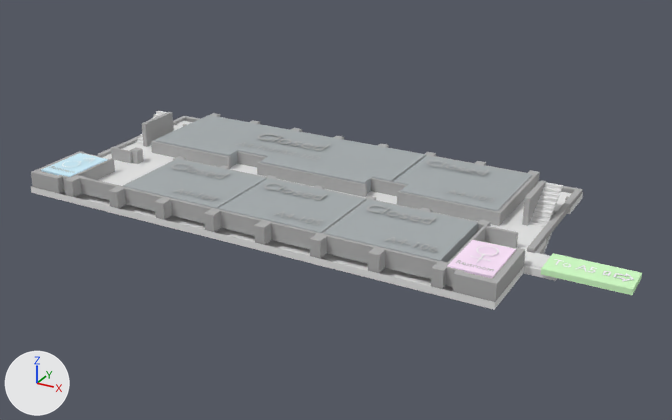
Before and after pictures for a commit that changed the Blender file design/A41.blend.
The view is the same before and after, from a 50 mm camera at (7.92, -13.19, 6.34) aimed at (0.67, -0.02, -0.24). The lights are fixed; the arrows at lower left show +X, +Y and +Z.

In view in the first picture: 'Cube.000', 'Cube.018', 'Cube.020', 'Cube.031', 'Cube.042', 'Plane.003', 'Text.008', 'Text.011', 'Text.012', 'Text.015', 'ToA51', 'c1', 'c2', 'c3', 'c4', 'c5', 't4'.
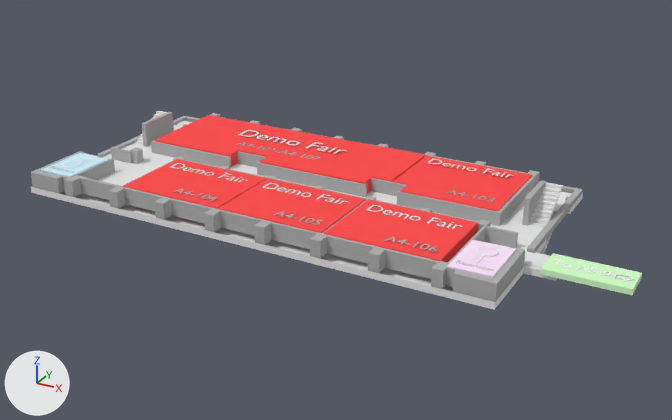
What the commit changed:
Material 'demo' (mat_demo) is new.
Its base color is (1.0, 0.0844, 0.0844) (red #ff5252).
me_cube_048 has 8 vertices, 6 faces and spans x -5.65..-3.47, y -3.39..-1.72, z 0.14..1.07.
me_cube_048 no longer uses material mat_hackroom_001 (grey #a9afb1).
me_cube_048 now uses material mat_demo (red #ff5252).
me_cube_062 has 8 vertices, 6 faces and spans x -5.65..-3.47, y -3.39..-1.72, z 0.46..1.07.
me_cube_062 no longer uses material mat_hackroom_001 (grey #a9afb1).
me_cube_062 now uses material mat_demo (red #ff5252).
me_cube_063 has 8 vertices, 6 faces and spans x -5.65..-3.47, y -3.39..-1.72, z 0.45..1.07.
me_cube_063 no longer uses material mat_hackroom_001 (grey #a9afb1).
me_cube_063 now uses material mat_demo (red #ff5252).
me_cube_064 has 28 vertices, 26 faces and spans x -1.0..5.08, y -1.0..1.0, z 0.19..1.0.
me_cube_064 no longer uses material mat_hackroom_001 (grey #a9afb1).
me_cube_064 now uses material mat_demo (red #ff5252).
me_cube_065 has 16 vertices, 14 faces and spans x -1.27..1.0, y -1.0..1.0, z 0.12..1.0.
me_cube_065 no longer uses material mat_hackroom_001 (grey #a9afb1).
me_cube_065 now uses material mat_demo (red #ff5252).
Text 'Text.020' (txt_text_020) is new.
Its body is 'Demo Fair'.
It uses material mat_material_003 (white #e7e7e7).
Text 'Text.017' (txt_text_017) is new.
Its body is 'Demo Fair'.
It uses material mat_material_003 (white #e7e7e7).
Text 'Text.016' (txt_text_016) is new.
Its body is 'Demo Fair'.
It uses material mat_material_003 (white #e7e7e7).
Text 'Text.010' (txt_text_010) is new.
Its body is 'Demo Fair'.
It uses material mat_material_003 (white #e7e7e7).
Object 't4' (ob_t4) moves from (-1.87, 1.22, 0.29) to (-2.28, 1.22, 0.29).
Object 'Text.008' (ob_text_008) is deleted.
Object 'Text.011' (ob_text_011) is deleted.
Object 'Text.012' (ob_text_012) is deleted.
Object 'Text.015' (ob_text_015) is deleted.
Object 't4.004' (ob_t4_004) is new; it shows txt_text_020.
Its location is (1.65, 1.6, 0.29).
Its scale is (0.377, 0.377, 0.377).
Object 't4.003' (ob_t4_003) is new; it shows txt_text_017.
Its location is (1.65, -0.86, 0.29).
Its scale is (0.377, 0.377, 0.377).
Object 't4.002' (ob_t4_002) is new; it shows txt_text_016.
Its location is (-0.34, -0.86, 0.29).
Its scale is (0.377, 0.377, 0.377).
Object 't4.001' (ob_t4_001) is new; it shows txt_text_010.
Its location is (-2.34, -0.86, 0.29).
Its scale is (0.377, 0.377, 0.377).

Pixel boxes [x1, y1, x2, y2] of what changed, in the pictures (672 x 420 px):
'c4', recoloured (grey to red)
    both: [154, 115, 426, 194]
'c3', recoloured (grey to red)
    both: [324, 199, 478, 262]
'c5', recoloured (grey to red)
    both: [393, 156, 532, 211]
'c2', recoloured (grey to red)
    both: [218, 178, 366, 233]
'c1', recoloured (grey to red)
    both: [123, 159, 267, 209]
't4', moved
    before: [258, 134, 329, 151]
    after: [238, 130, 346, 154]
't4.003', added
    after: [367, 205, 463, 229]
'Text.012', deleted
    before: [367, 205, 436, 224]
't4.002', added
    after: [263, 183, 348, 204]
'Text.011', deleted
    before: [264, 183, 328, 200]
't4.001', added
    after: [170, 163, 248, 182]
't4.004', added
    after: [428, 159, 514, 178]
'Text.008', deleted
    before: [171, 163, 230, 179]
'Text.015', deleted
    before: [427, 160, 489, 175]
